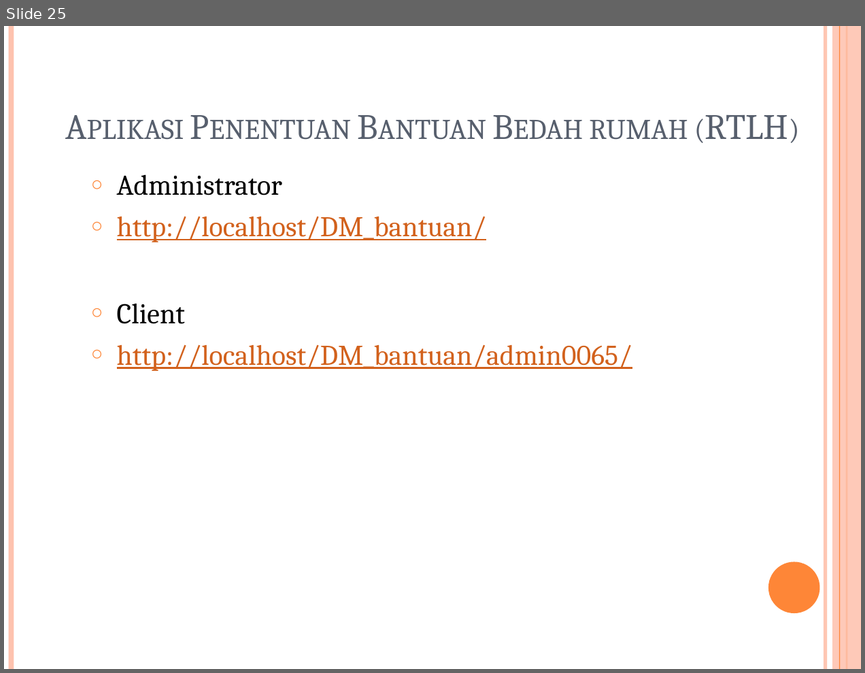
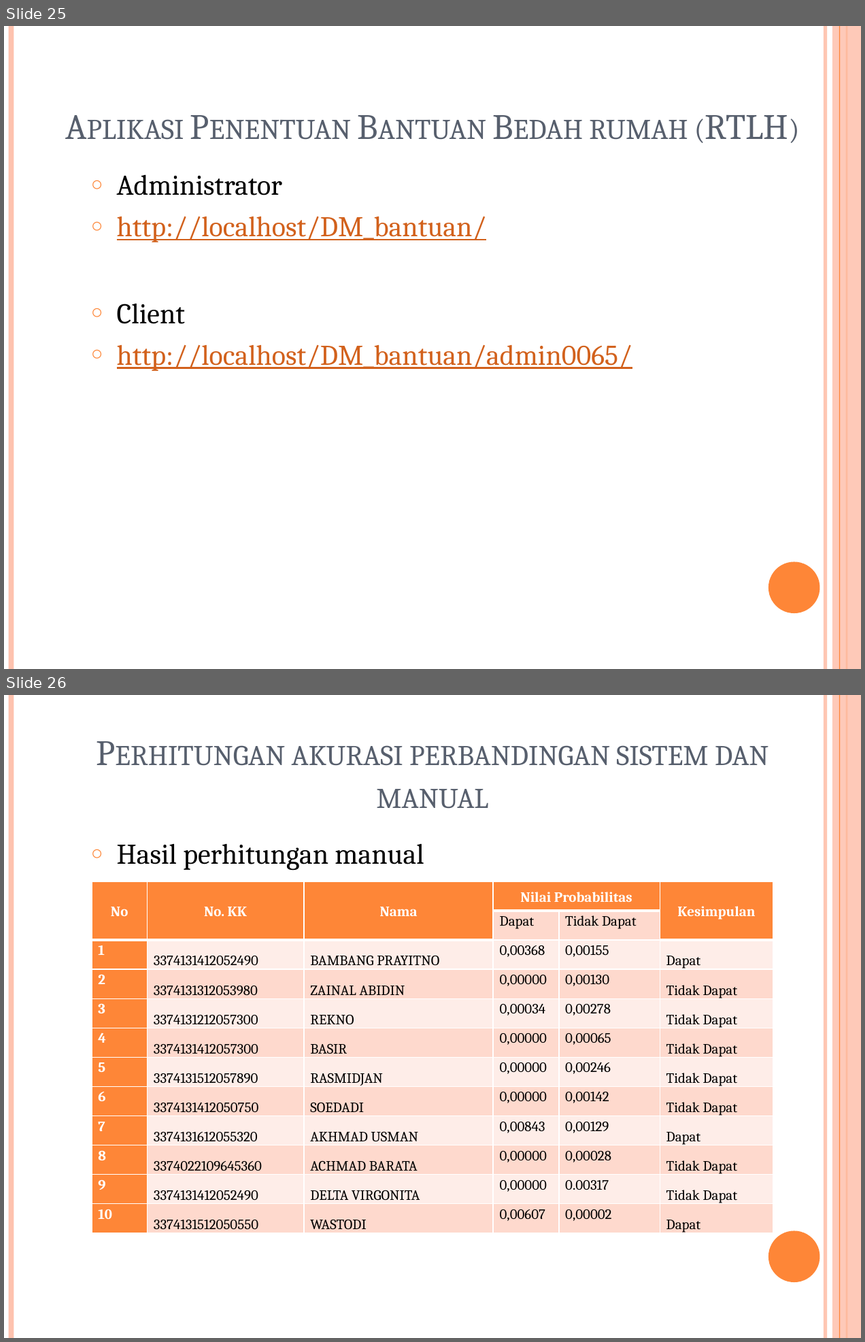
Before and after one commit to Shoichiinaba/Laporan-TA-Full, a slide deck: Presentation TA.pptx. Shown one above the other, each under a label of ours: slide 25 before the commit, slides 25 and 26 after it. The pictures are 865x673 and 865x1342 pixels, drawn with LibreOffice and Linux fonts; fonts in the diff are those of the drawing; background and template pictures are left out. Boxes give left, top, right and bottom in pixels: in the first picture for what was removed or moved away, otherwise in the second. Text is boxed around its words. In the diff, an @@ line names an element or a change of style, - is before the commit and + after.

Commit message:
update ppt matrik akurasi & pengesahan

```diff
--- a/Presentation TA.pptx
+++ b/Presentation TA.pptx
@@ slide 26 added at (4, 695, 861, 1338), background picture (left out); not listed: 6 template elements that a slide beside it also shows @@
@@ title added at (292, 745, 768, 809), 30 pt, text #575F6D, small capitals @@
+Perhitungan akurasi perbandingan sistem dan manual
@@ text added at (117, 843, 424, 870), 24 pt, text #000000 @@
+○ Hasil perhitungan manual
@@ table added at (92, 882, 773, 1235), 12 rows, 6 columns @@
+No | No. KK | Nama | Nilai Probabilitas |  | Kesimpulan
+ |  |  | Dapat | Tidak Dapat | 
+1 | 3374131412052490 | BAMBANG PRAYITNO | 0,00368 | 0,00155 | Dapat
+2 | 3374131312053980 | ZAINAL ABIDIN | 0,00000 | 0,00130 | Tidak Dapat
+3 | 3374131212057300 | REKNO | 0,00034 | 0,00278 | Tidak Dapat
+4 | 3374131412057300 | BASIR | 0,00000 | 0,00065 | Tidak Dapat
+5 | 3374131512057890 | RASMIDJAN | 0,00000 | 0,00246 | Tidak Dapat
+6 | 3374131412050750 | SOEDADI | 0,00000 | 0,00142 | Tidak Dapat
+7 | 3374131612055320 | AKHMAD USMAN | 0,00843 | 0,00129 | Dapat
+8 | 3374022109645360 | ACHMAD BARATA | 0,00000 | 0,00028 | Tidak Dapat
+9 | 3374131412052490 | DELTA VIRGONITA | 0,00000 | 0.00317 | Tidak Dapat
+10 | 3374131512050550 | WASTODI | 0,00607 | 0,00002 | Dapat
```
Also in this commit, not shown: 2 other slides added, 1 other file.
